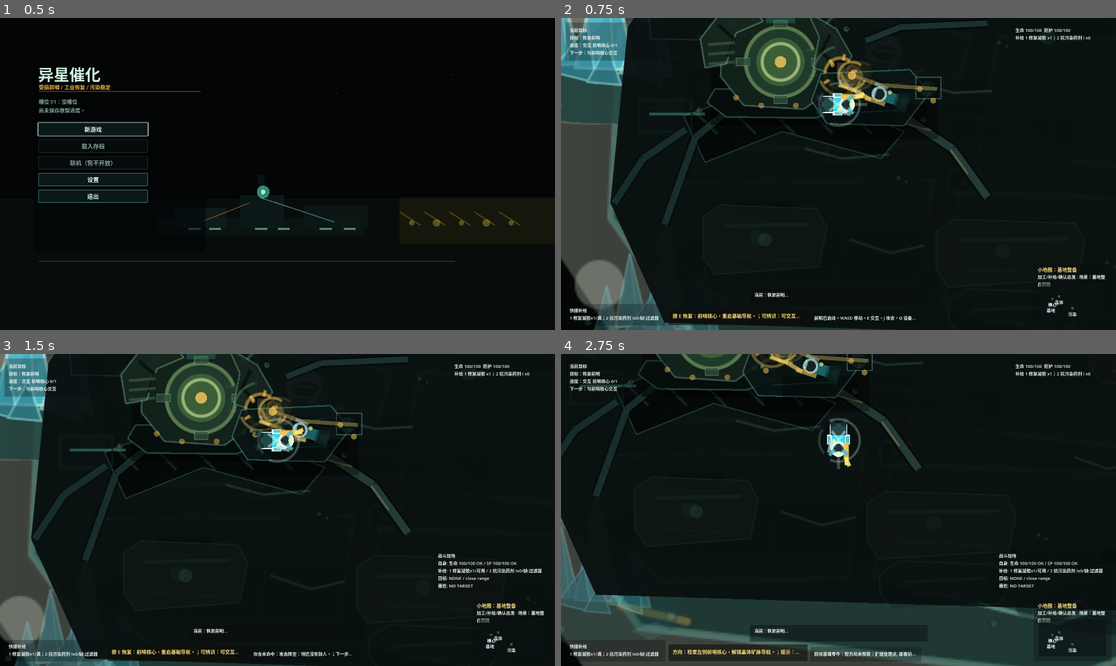
Above: before the commit, frames 1-4 (two rows, left to right).
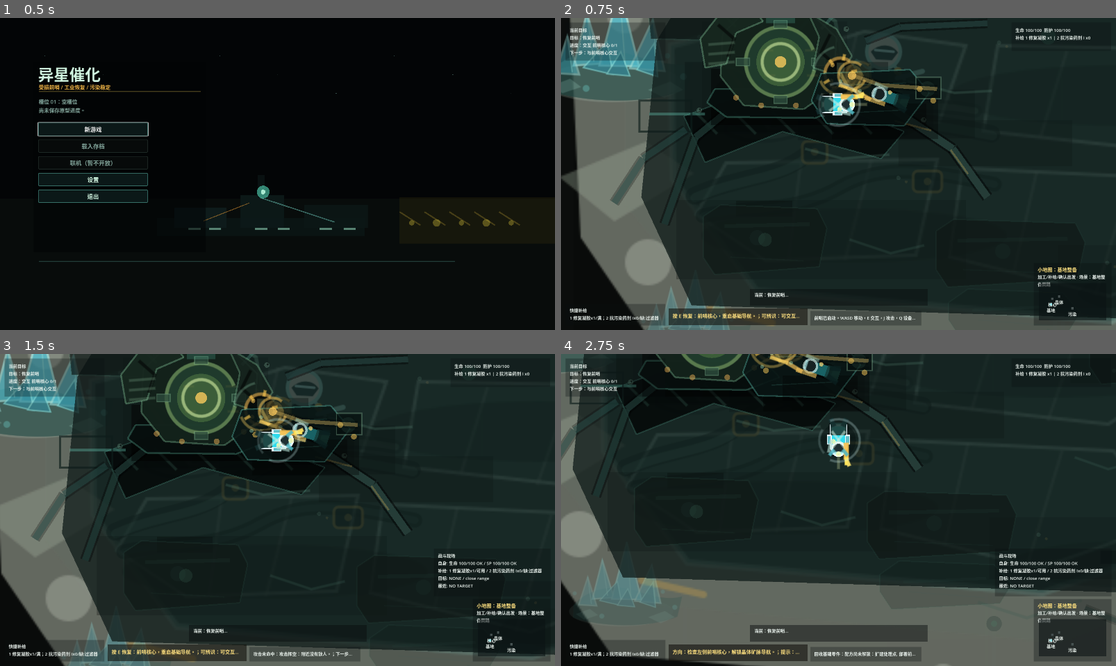
Above: after the commit, the same moments.

Repository: laugh0608/RadishCatalyst
Game: Godot game, scene res://scenes/boot/Boot.tscn
The game is run twice, just before and just after one commit, with the same random seed, the same clock (stepped at 60 frames per second) and the same inputs.
Inputs (mouse positions are in pixels of both pictures, inside the frame that each line leads up to):
- Up to frame 1 (0.5 s): no input
- Up to frame 2 (0.75 s): click "新游戏" at 0.5 s
- Up to frame 3 (1.5 s): tap Enter at 1.25 s; move the mouse to (399, 494) at 1.27 s; hold D (move_right) from 1.28 s (still down); tap J (attack) at 1.35 s; click (399, 494) at 1.42 s
- Up to frame 4 (2.75 s): move the mouse to (727, 525) at 2.02 s; release D (move_right) at 2.03 s; hold S (move_down) from 2.03 s (still down); tap R (cycle_recipe) at 2.1 s

Frame 1 is identical in both runs. In frame 2, 27% of the frame differs, in the area x 0-100%, y 0-100%; in frame 3, 25%; in frame 4, 32%.
Error in both runs: Invalid type in function '_draw_polyline_closed' in base 'Node2D (DemoBaseStartupPresentationLayer)'. The array of argument 1 (Array) does not have the same el…

Commit message:
feat: 收束首屏地貌与生态底图
- 调整首屏地貌、晶体和污染 SVG 资产表现

- 收小中央平台并补右侧污染与管线场景填充

- 补充视觉检查和实机截图审阅记录

Diff:
--- a/client/assets/sprites/demo_first_screen/crystal_ecology_cluster.svg
+++ b/client/assets/sprites/demo_first_screen/crystal_ecology_cluster.svg
@@ -1,22 +1,22 @@
 <svg xmlns="http://www.w3.org/2000/svg" viewBox="0 0 256 220">
-  <ellipse cx="119" cy="170" rx="106" ry="32" fill="#d9e4d2" opacity="0.18"/>
-  <path d="M28 158 C54 123 99 112 142 126 C181 139 209 150 236 140 L227 183 C171 210 78 204 27 184 Z" fill="#1c403e" opacity="0.88"/>
+  <ellipse cx="119" cy="174" rx="100" ry="29" fill="#d9e4d2" opacity="0.22"/>
+  <path d="M28 161 C54 132 99 121 142 133 C181 145 209 153 236 145 L227 184 C171 208 78 204 27 186 Z" fill="#2b514b" opacity="0.78"/>
   <g fill="#52c9dd" stroke="#b7f4ef" stroke-width="3">
-    <path d="M64 145 L83 52 L105 142 Z" opacity="0.74"/>
-    <path d="M100 146 L130 16 L158 148 Z" opacity="0.9"/>
-    <path d="M144 151 L178 68 L195 155 Z" opacity="0.68"/>
-    <path d="M37 158 L54 93 L71 160 Z" opacity="0.55"/>
+    <path d="M64 150 L83 75 L105 147 Z" opacity="0.70"/>
+    <path d="M101 150 L130 40 L158 151 Z" opacity="0.84"/>
+    <path d="M145 154 L178 84 L195 158 Z" opacity="0.64"/>
+    <path d="M38 161 L55 108 L72 163 Z" opacity="0.50"/>
   </g>
   <g fill="#2d8fa3" stroke="#8de8e8" stroke-width="2" opacity="0.72">
-    <path d="M77 150 L112 104 L121 161 Z"/>
-    <path d="M155 153 L180 107 L185 164 Z"/>
-    <path d="M112 160 L132 123 L145 163 Z"/>
+    <path d="M78 153 L112 116 L121 163 Z"/>
+    <path d="M155 156 L180 118 L185 166 Z"/>
+    <path d="M112 162 L132 130 L145 165 Z"/>
   </g>
   <g stroke="#a8f0e8" stroke-width="2" stroke-linecap="round" opacity="0.44">
-    <path d="M83 52 L93 138"/>
-    <path d="M130 16 L138 145"/>
-    <path d="M178 68 L185 152"/>
-    <path d="M54 93 L61 157"/>
+    <path d="M83 75 L93 143"/>
+    <path d="M130 40 L138 148"/>
+    <path d="M178 84 L185 155"/>
+    <path d="M55 108 L62 159"/>
   </g>
   <g fill="#7deee7" opacity="0.34">
     <circle cx="30" cy="139" r="4"/>
--- a/client/assets/sprites/demo_first_screen/pollution_edge_pool.svg
+++ b/client/assets/sprites/demo_first_screen/pollution_edge_pool.svg
@@ -1,7 +1,7 @@
 <svg xmlns="http://www.w3.org/2000/svg" viewBox="0 0 300 200">
-  <path d="M20 102 C56 54 111 51 154 74 C197 97 241 82 279 55 L286 143 C227 186 155 184 94 169 C55 160 32 151 17 169 Z" fill="#605e24" opacity="0.92"/>
-  <path d="M44 115 C82 88 125 90 164 105 C202 120 232 109 265 88 L261 130 C219 157 174 159 131 147 C90 135 61 136 37 153 Z" fill="#b9b747" opacity="0.45"/>
-  <path d="M19 104 C57 56 111 51 154 74 C197 97 241 82 279 55" fill="none" stroke="#dbcf52" stroke-width="5" opacity="0.42"/>
+  <path d="M20 102 C56 54 111 51 154 74 C197 97 241 82 279 55 L286 143 C227 186 155 184 94 169 C55 160 32 151 17 169 Z" fill="#66652a" opacity="0.86"/>
+  <path d="M44 115 C82 88 125 90 164 105 C202 120 232 109 265 88 L261 130 C219 157 174 159 131 147 C90 135 61 136 37 153 Z" fill="#c4c052" opacity="0.50"/>
+  <path d="M19 104 C57 56 111 51 154 74 C197 97 241 82 279 55" fill="none" stroke="#e2d85b" stroke-width="5" opacity="0.52"/>
   <g fill="#d9d85b" opacity="0.38">
     <circle cx="83" cy="120" r="9"/>
     <circle cx="145" cy="103" r="6"/>
@@ -21,4 +21,8 @@
     <path d="M111 176 L174 180"/>
     <path d="M194 176 L265 152"/>
   </g>
+  <g fill="#d9d063" opacity="0.26">
+    <path d="M13 81 L43 70 L55 85 L22 101 Z"/>
+    <path d="M246 142 L291 119 L296 150 L260 169 Z"/>
+  </g>
 </svg>
--- a/client/assets/sprites/demo_first_screen/terrain_outpost_floor.svg
+++ b/client/assets/sprites/demo_first_screen/terrain_outpost_floor.svg
@@ -1,27 +1,28 @@
 <svg xmlns="http://www.w3.org/2000/svg" viewBox="0 0 512 320">
-  <path d="M14 44 L112 15 L413 25 L493 88 L474 250 L348 304 L75 278 L22 198 Z" fill="#c6d0bd" opacity="0.32"/>
-  <path d="M54 79 L173 37 L396 49 L461 103 L430 235 L329 276 L100 250 L49 178 Z" fill="#223d39" opacity="0.96"/>
-  <path d="M54 79 L173 37 L396 49 L461 103 L430 235 L329 276 L100 250 L49 178 Z" fill="none" stroke="#78b7a7" stroke-width="4" opacity="0.46"/>
-  <g fill="#2d504b" stroke="#80bbae" stroke-width="2" opacity="0.78">
-    <path d="M92 99 L173 72 L238 82 L222 139 L117 142 Z"/>
-    <path d="M252 83 L374 85 L410 121 L360 156 L242 143 Z"/>
-    <path d="M86 160 L218 158 L209 224 L114 227 L73 195 Z"/>
-    <path d="M232 164 L365 170 L397 218 L319 248 L223 224 Z"/>
+  <path d="M10 54 L96 18 L421 22 L500 91 L484 245 L350 303 L73 281 L17 199 Z" fill="#cdd5c4" opacity="0.52"/>
+  <path d="M42 73 L166 38 L403 50 L467 104 L437 229 L326 274 L99 253 L42 180 Z" fill="#6c7a6c" opacity="0.40"/>
+  <path d="M68 91 L180 61 L382 70 L438 114 L413 213 L316 246 L116 229 L69 166 Z" fill="#2d514b" opacity="0.84"/>
+  <path d="M68 91 L180 61 L382 70 L438 114 L413 213 L316 246 L116 229 L69 166 Z" fill="none" stroke="#8fc1b2" stroke-width="4" opacity="0.42"/>
+  <g fill="#3b635b" stroke="#9ccbbe" stroke-width="2" opacity="0.76">
+    <path d="M104 106 L177 83 L234 91 L219 134 L123 138 Z"/>
+    <path d="M252 91 L363 93 L397 123 L353 151 L244 139 Z"/>
+    <path d="M99 157 L218 155 L206 209 L121 212 L82 186 Z"/>
+    <path d="M232 160 L356 166 L386 207 L315 232 L225 210 Z"/>
   </g>
-  <g stroke="#9bcfc2" stroke-width="2" opacity="0.22">
-    <path d="M124 88 L116 139"/>
-    <path d="M169 75 L154 141"/>
-    <path d="M292 86 L276 147"/>
-    <path d="M341 87 L319 152"/>
-    <path d="M136 160 L130 226"/>
-    <path d="M178 158 L164 225"/>
-    <path d="M274 166 L260 232"/>
-    <path d="M330 169 L306 246"/>
+  <g stroke="#b9d8ce" stroke-width="2" opacity="0.26">
+    <path d="M130 96 L123 137"/>
+    <path d="M173 83 L160 137"/>
+    <path d="M291 94 L276 143"/>
+    <path d="M338 95 L319 149"/>
+    <path d="M141 157 L134 212"/>
+    <path d="M181 155 L166 212"/>
+    <path d="M274 162 L261 219"/>
+    <path d="M327 166 L307 232"/>
   </g>
-  <g fill="#0d1c1c" opacity="0.48">
-    <ellipse cx="166" cy="202" rx="95" ry="18"/>
-    <ellipse cx="320" cy="119" rx="112" ry="20"/>
-    <ellipse cx="373" cy="240" rx="76" ry="15"/>
+  <g fill="#102322" opacity="0.32">
+    <ellipse cx="171" cy="198" rx="86" ry="15"/>
+    <ellipse cx="320" cy="119" rx="95" ry="17"/>
+    <ellipse cx="365" cy="230" rx="67" ry="13"/>
   </g>
   <g stroke="#d3ab55" stroke-width="4" stroke-linecap="round" opacity="0.42">
     <path d="M154 52 L184 67"/>
@@ -30,10 +31,15 @@
     <path d="M367 58 L401 70"/>
   </g>
   <g fill="#e4ead9" opacity="0.32">
-    <circle cx="35" cy="72" r="10"/>
-    <circle cx="43" cy="213" r="13"/>
-    <circle cx="458" cy="60" r="11"/>
-    <circle cx="479" cy="227" r="14"/>
+    <circle cx="42" cy="74" r="10"/>
+    <circle cx="55" cy="213" r="13"/>
+    <circle cx="457" cy="68" r="11"/>
+    <circle cx="470" cy="222" r="14"/>
     <circle cx="260" cy="294" r="8"/>
   </g>
+  <g fill="#b7c4b1" opacity="0.34">
+    <path d="M5 165 L54 145 L81 163 L36 190 Z"/>
+    <path d="M428 235 L499 214 L507 247 L451 271 Z"/>
+    <path d="M315 16 L381 11 L423 25 L356 34 Z"/>
+  </g>
 </svg>
--- a/client/scripts/checks/demo_prototype_visual_pass_check.gd
+++ b/client/scripts/checks/demo_prototype_visual_pass_check.gd
@@ -442,6 +442,10 @@
 		_expect_equal(startup_layer.has_presentation_shape("startup_presentation.assetized_core_device"), true, "startup presentation draws the core from first-screen assets")
 		_expect_equal(startup_layer.has_presentation_shape("startup_presentation.assetized_pipe_bundle"), true, "startup presentation draws pipe bundles from first-screen assets")
 		_expect_equal(startup_layer.has_presentation_shape("startup_presentation.assetized_player_pose"), true, "startup presentation draws the player pose from first-screen assets")
+		_expect_equal(startup_layer.has_presentation_shape("startup_presentation.assetized_lighter_terrain"), true, "startup presentation uses lighter terrain instead of a dark board")
+		_expect_equal(startup_layer.has_presentation_shape("startup_presentation.assetized_scaled_crystal_edge"), true, "startup presentation scales crystal ecology to the left context")
+		_expect_equal(startup_layer.has_presentation_shape("startup_presentation.assetized_right_pollution_context"), true, "startup presentation keeps pollution readable on the right edge")
+		_expect_equal(startup_layer.has_presentation_shape("startup_presentation.assetized_empty_field_fill"), true, "startup presentation fills right-side empty field with scene assets")
 		var player := map.get_node("Player") as PlayerController
 		_expect_equal(startup_layer.z_index < player.z_index, true, "startup presentation stays below the player actor")
 	if base_layer != null:
--- a/client/scripts/map/demo_base_startup_presentation_layer.gd
+++ b/client/scripts/map/demo_base_startup_presentation_layer.gd
@@ -77,6 +77,10 @@
 	"startup_presentation.assetized_core_device": true,
 	"startup_presentation.assetized_pipe_bundle": true,
 	"startup_presentation.assetized_player_pose": true,
+	"startup_presentation.assetized_lighter_terrain": true,
+	"startup_presentation.assetized_scaled_crystal_edge": true,
+	"startup_presentation.assetized_right_pollution_context": true,
+	"startup_presentation.assetized_empty_field_fill": true,
 }
 
 const BACKDROP_RECT := Rect2(Vector2(-760.0, -420.0), Vector2(1520.0, 840.0))
@@ -176,46 +180,51 @@
 
 
 func _draw_scene_backdrop() -> void:
-	draw_rect(BACKDROP_RECT, Color(0.008, 0.018, 0.019, 0.985), true)
-	draw_rect(Rect2(Vector2(-760.0, -420.0), Vector2(255.0, 840.0)), Color(0.02, 0.026, 0.026, 0.72), true)
-	draw_rect(Rect2(Vector2(330.0, -420.0), Vector2(430.0, 840.0)), Color(0.012, 0.018, 0.019, 0.78), true)
-	draw_rect(Rect2(Vector2(-700.0, -318.0), Vector2(1360.0, 34.0)), Color(0.018, 0.031, 0.032, 0.92), true)
-	draw_rect(Rect2(Vector2(-700.0, 252.0), Vector2(1360.0, 48.0)), Color(0.018, 0.028, 0.028, 0.94), true)
-	draw_rect(Rect2(Vector2(180.0, -250.0), Vector2(260.0, 40.0)), Color(0.0, 0.006, 0.006, 0.20), true)
-	draw_rect(Rect2(Vector2(-110.0, 226.0), Vector2(300.0, 44.0)), Color(0.0, 0.006, 0.006, 0.22), true)
-	draw_rect(Rect2(Vector2(250.0, 154.0), Vector2(250.0, 36.0)), Color(0.0, 0.006, 0.006, 0.18), true)
+	draw_rect(BACKDROP_RECT, Color(0.036, 0.044, 0.039, 0.985), true)
+	draw_rect(Rect2(Vector2(-760.0, -420.0), Vector2(236.0, 840.0)), Color(0.050, 0.060, 0.052, 0.58), true)
+	draw_rect(Rect2(Vector2(324.0, -420.0), Vector2(436.0, 840.0)), Color(0.046, 0.052, 0.043, 0.55), true)
+	draw_rect(Rect2(Vector2(-700.0, -318.0), Vector2(1360.0, 34.0)), Color(0.052, 0.064, 0.057, 0.52), true)
+	draw_rect(Rect2(Vector2(-700.0, 252.0), Vector2(1360.0, 48.0)), Color(0.050, 0.058, 0.052, 0.54), true)
+	draw_rect(Rect2(Vector2(178.0, -246.0), Vector2(262.0, 40.0)), Color(0.020, 0.032, 0.030, 0.18), true)
+	draw_rect(Rect2(Vector2(-128.0, 224.0), Vector2(328.0, 44.0)), Color(0.020, 0.032, 0.030, 0.18), true)
+	draw_rect(Rect2(Vector2(258.0, 146.0), Vector2(262.0, 40.0)), Color(0.020, 0.032, 0.030, 0.16), true)
 
 
 func _draw_assetized_scene_base() -> void:
 	_draw_startup_asset(
 		STARTUP_ASSET_TERRAIN_FLOOR_ID,
-		Rect2(Vector2(-582.0, -282.0), Vector2(1010.0, 632.0)),
-		Color(1.0, 1.0, 1.0, 0.92)
+		Rect2(Vector2(-548.0, -276.0), Vector2(940.0, 588.0)),
+		Color(1.0, 1.0, 1.0, 0.88)
 	)
 	_draw_startup_asset(
 		STARTUP_ASSET_CRYSTAL_ECOLOGY_ID,
-		Rect2(Vector2(-628.0, -240.0), Vector2(270.0, 232.0)),
-		Color(1.0, 1.0, 1.0, 0.88)
+		Rect2(Vector2(-570.0, -196.0), Vector2(184.0, 158.0)),
+		Color(0.92, 1.0, 1.0, 0.82)
 	)
 	_draw_startup_asset(
 		STARTUP_ASSET_CRYSTAL_ECOLOGY_ID,
-		Rect2(Vector2(-534.0, 64.0), Vector2(210.0, 180.0)),
-		Color(0.82, 0.98, 1.0, 0.38)
+		Rect2(Vector2(-468.0, 102.0), Vector2(138.0, 118.0)),
+		Color(0.82, 0.98, 1.0, 0.34)
 	)
 	_draw_startup_asset(
 		STARTUP_ASSET_POLLUTION_EDGE_ID,
-		Rect2(Vector2(258.0, -220.0), Vector2(338.0, 226.0)),
-		Color(1.0, 1.0, 1.0, 0.78)
+		Rect2(Vector2(270.0, -182.0), Vector2(310.0, 206.0)),
+		Color(1.0, 1.0, 1.0, 0.72)
 	)
 	_draw_startup_asset(
 		STARTUP_ASSET_POLLUTION_EDGE_ID,
-		Rect2(Vector2(174.0, 64.0), Vector2(292.0, 194.0)),
-		Color(0.92, 0.94, 0.72, 0.42)
+		Rect2(Vector2(214.0, 82.0), Vector2(344.0, 228.0)),
+		Color(0.96, 0.98, 0.76, 0.52)
 	)
 	_draw_startup_asset(
 		STARTUP_ASSET_PIPE_BUNDLE_ID,
-		Rect2(Vector2(-408.0, -82.0), Vector2(392.0, 184.0)),
-		Color(1.0, 1.0, 1.0, 0.72)
+		Rect2(Vector2(-420.0, -72.0), Vector2(356.0, 168.0)),
+		Color(1.0, 1.0, 1.0, 0.64)
+	)
+	_draw_startup_asset(
+		STARTUP_ASSET_PIPE_BUNDLE_ID,
+		Rect2(Vector2(100.0, 116.0), Vector2(346.0, 164.0)),
+		Color(0.82, 0.92, 0.86, 0.28)
 	)
 	_draw_startup_asset(
 		STARTUP_ASSET_OUTPOST_CORE_ID,
@@ -243,26 +252,26 @@
 
 func _draw_hangar_floor() -> void:
 	var deck_points := PackedVector2Array([
-		Vector2(-412.0, -214.0),
-		Vector2(220.0, -208.0),
-		Vector2(304.0, -76.0),
-		Vector2(226.0, 198.0),
-		Vector2(-430.0, 178.0),
-		Vector2(-486.0, 54.0),
-		Vector2(-468.0, -128.0),
-	])
-	draw_colored_polygon(deck_points, Color(0.036, 0.065, 0.061, 0.96))
+		Vector2(-388.0, -196.0),
+		Vector2(184.0, -190.0),
+		Vector2(260.0, -70.0),
+		Vector2(194.0, 178.0),
+		Vector2(-402.0, 160.0),
+		Vector2(-454.0, 48.0),
+		Vector2(-438.0, -114.0),
+	])
+	draw_colored_polygon(deck_points, Color(0.060, 0.106, 0.098, 0.76))
 
 	var deck_edge := [
-		Vector2(-412.0, -214.0),
-		Vector2(220.0, -208.0),
-		Vector2(304.0, -76.0),
-		Vector2(226.0, 198.0),
-		Vector2(-430.0, 178.0),
-		Vector2(-486.0, 54.0),
-		Vector2(-468.0, -128.0),
+		Vector2(-388.0, -196.0),
+		Vector2(184.0, -190.0),
+		Vector2(260.0, -70.0),
+		Vector2(194.0, 178.0),
+		Vector2(-402.0, 160.0),
+		Vector2(-454.0, 48.0),
+		Vector2(-438.0, -114.0),
 	]
-	_draw_polyline_closed(deck_edge, Color(0.19, 0.36, 0.32, 0.42), 2.0)
+	_draw_polyline_closed(deck_edge, Color(0.30, 0.50, 0.44, 0.42), 2.0)
 
 	var plates := [
 		Rect2(Vector2(-392.0, -176.0), Vector2(124.0, 78.0)),
Not shown, changed: docs/devlogs/2026-W26.md
Not shown, changed: docs/features/demo-first-screen-assetized-scene-v1.md
